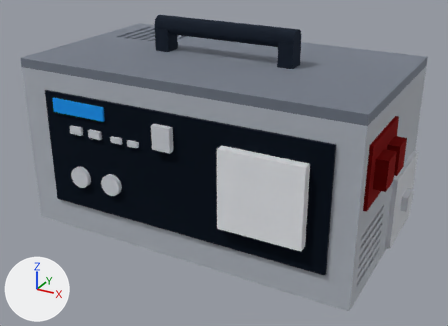
A saved change to the glTF model media/model.glb.
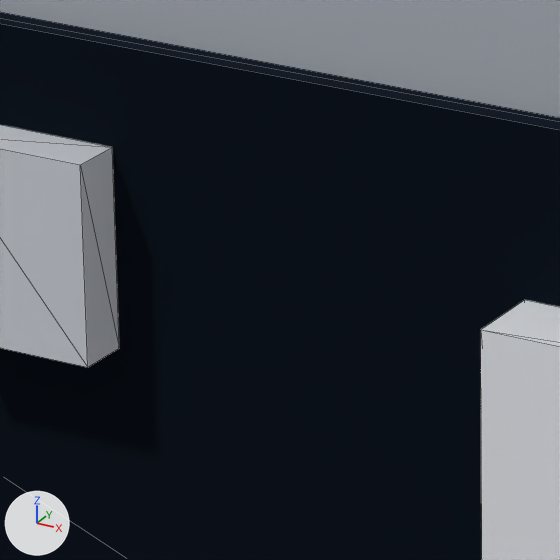
The first picture shows the older version from a 50 mm camera at (0.382, -0.696, 0.43) aimed at (0.013, -0.026, 0.095). The close-ups show the older and then the newer version on the part from 36% to 50% of the width and 34% to 54% of the height of that picture. Only the edits that show in the close-ups are written down. The axes (+X, +Y, +Z) are drawn at lower left. The lights are the same throughout. The close-ups show mesh edges as thin lines. Where no turn or scale is listed for an object, it has been applied to the vertices. Vertices at exactly the same position are counted once.

In view in the first close-up: 'AC outlet with GFCI', 'Enclosure body', 'Output panel (USB-C PD, USB-A, 12 V)', 'Output sockets'.
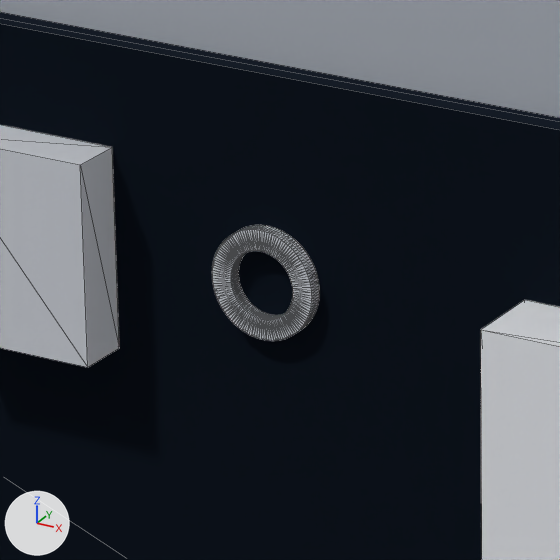
Changed parts and their boxes [x1, y1, x2, y2] in the close-ups (560 x 560 px):
'Output sockets', reshaped
    before: [0, 125, 119, 367]
    after: [0, 125, 319, 367]
part 1 of me_output_sockets, added
    after: [212, 225, 319, 341]

The edits, one by one:
me_output_sockets is used by ob_output_sockets; location (0.0, 0.0, 0.0).
me_output_sockets had 544 vertices, 1060 faces and spanned x -0.154..0.005, y -0.142..-0.134, z 0.071..0.18.
me_output_sockets now has 1048 vertices, 2068 faces and spans x -0.154..0.038, y -0.142..-0.134, z 0.071..0.18.
me_output_sockets part 1: a new loose piece of 504 vertices spanning x 0.022..0.038, y -0.136..-0.134, z 0.157..0.173, in mat_mat_5 (white #e5e7eb).
